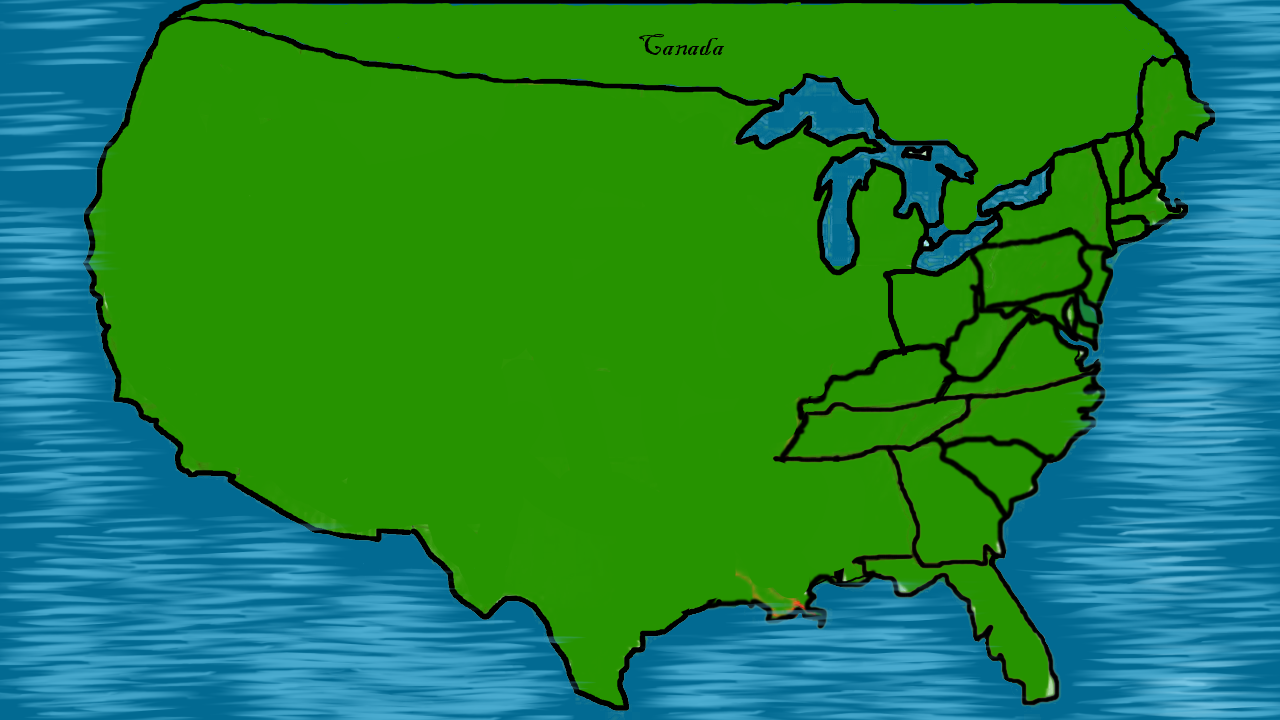
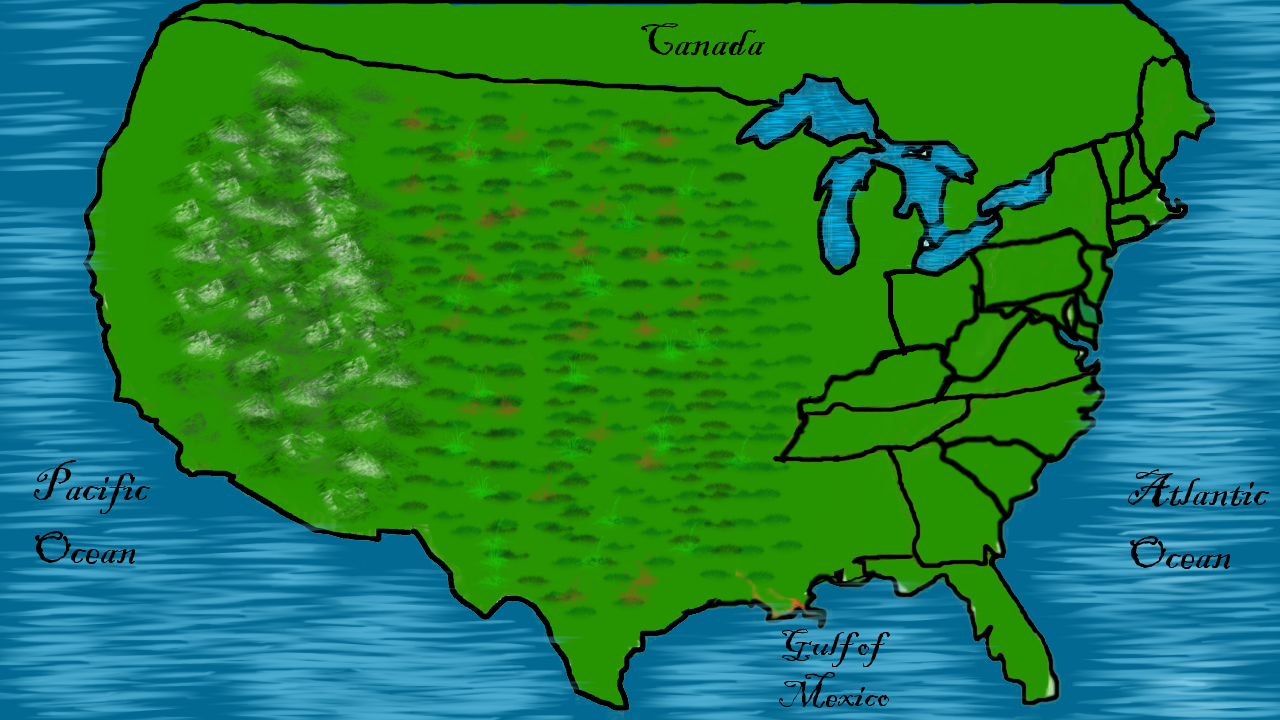
Comparing the layer stacks of the two 1280×720 images. Changes:
painted on "Layer 1" over [34, 23, 1269, 708]
